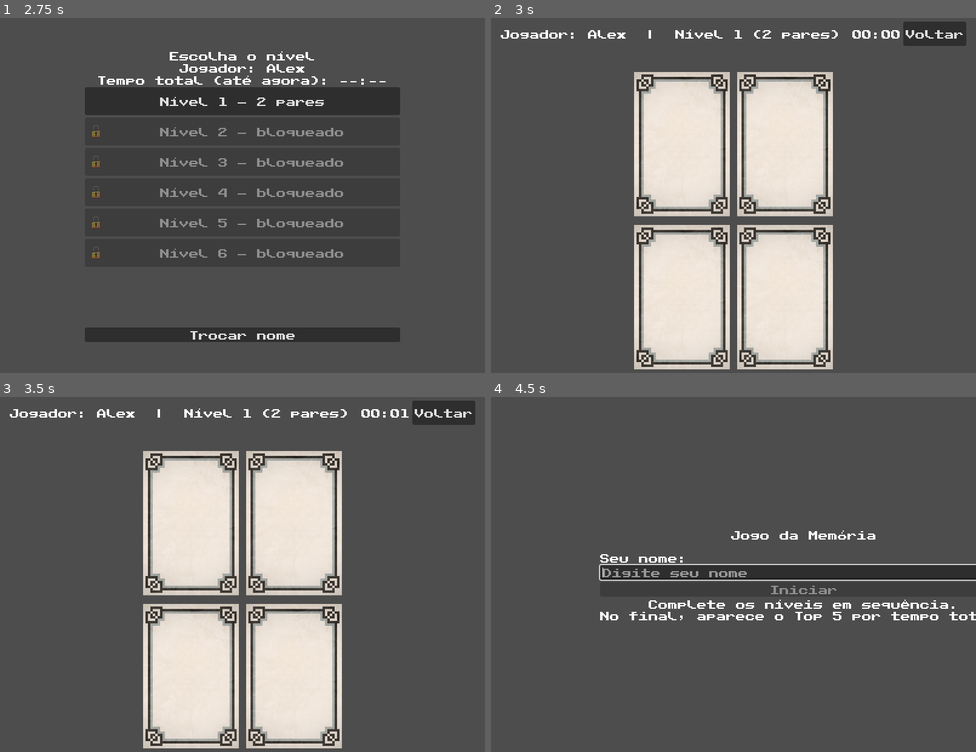
Above: before the commit, frames 1-4 (two rows, left to right).
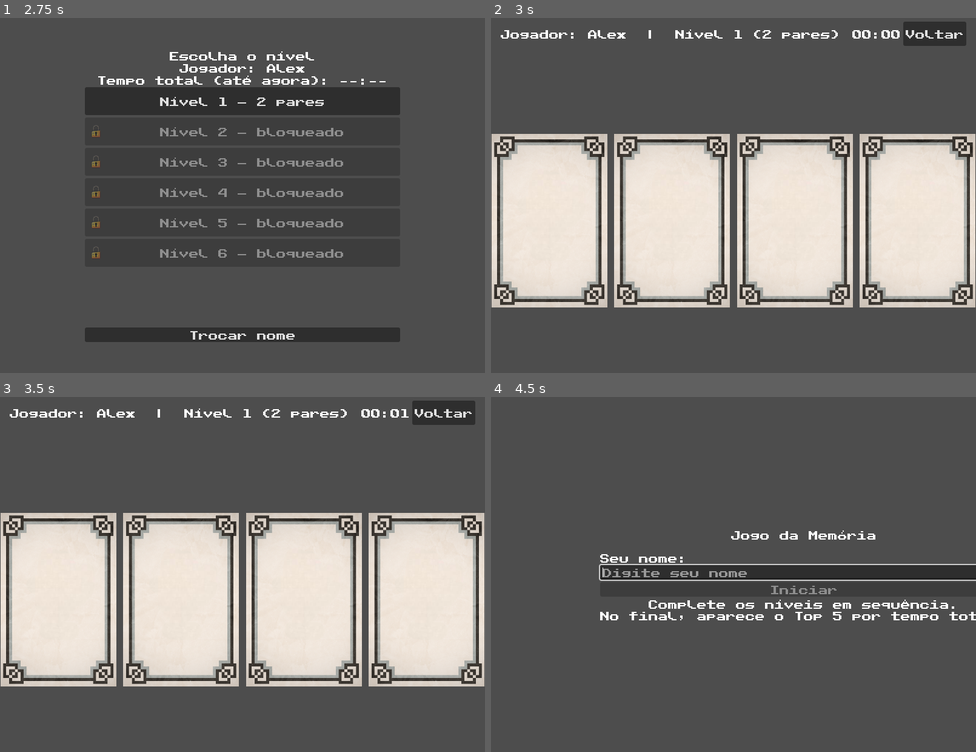
Above: after the commit, the same moments.

Repository: yaraalmeidaz/memory-game
Game: Godot game, scene res://scenes/StartScreen.tscn
The game is run twice, just before and just after one commit, with the same random seed, the same clock (stepped at 60 frames per second) and the same inputs.
Inputs (mouse positions are in pixels of both pictures, inside the frame that each line leads up to):
- Up to frame 1 (2.75 s): click "Start" at 0.5 s; click (310, 191) at 1.27 s; type "Alex" at 1.35 s; click "Iniciar" at 2 s
- Up to frame 2 (3 s): click "Nível 1 — 2 pares" at 2.75 s
- Up to frame 3 (3.5 s): no input
- Up to frame 4 (4.5 s): click "Voltar" at 3.5 s; click "Trocar nome" at 4.25 s

Frame 1 is identical in both runs. In frame 2, 47% of the frame differs, in the area x 0-100%, y 15-99%; in frame 3, 47%; in frame 4, nothing differs.

Commit message:
Aumenta personagem na carta e padroniza colunas

Diff:
--- a/memory-game/scripts/card/Card.gd
+++ b/memory-game/scripts/card/Card.gd
@@ -13,6 +13,8 @@
 @onready var personagem_sprite: Sprite2D = $CardBack/CardFront/Personagem
 @onready var animation_player: AnimationPlayer = $AnimationPlayer
 
+const _PERSONAGEM_FILL := 0.82
+
 
 func _ready() -> void:
 	# estado inicial
@@ -27,11 +29,35 @@
 		var path := "res://assets/imagens/Personagens/%s.png" % personagem
 		if ResourceLoader.exists(path):
 			personagem_sprite.texture = load(path)
+			_fit_personagem()
 		else:
 			push_error("Imagem não encontrada: " + path)
 
 	matched = false
 	_flipped = false
+	personagem_sprite.position = Vector2.ZERO
+
+
+func _fit_personagem() -> void:
+	# Centraliza e ajusta escala do personagem para ocupar bem a frente da carta.
+	if personagem_sprite.texture == null:
+		return
+	if card_front.texture == null:
+		return
+
+	personagem_sprite.centered = true
+	personagem_sprite.position = Vector2.ZERO
+
+	var tex_size: Vector2 = personagem_sprite.texture.get_size()
+	if tex_size.x <= 0.0 or tex_size.y <= 0.0:
+		return
+
+	var front_size: Vector2 = card_front.texture.get_size()
+	var target: Vector2 = front_size * _PERSONAGEM_FILL
+	var sx: float = target.x / tex_size.x
+	var sy: float = target.y / tex_size.y
+	var s: float = minf(sx, sy)
+	personagem_sprite.scale = Vector2.ONE * s
 
 
 func reveal() -> void:
--- a/memory-game/scripts/ui/GameScene.gd
+++ b/memory-game/scripts/ui/GameScene.gd
@@ -18,6 +18,7 @@
 var _matched_cards := 0
 
 const _CARD_BASE_SIZE: Vector2 = Vector2(725.0, 1102.0)
+const _PREFERRED_COLUMNS: Array[int] = [6, 5, 4, 3, 2]
 
 func _ready() -> void:
 	overlay.visible = false
@@ -97,14 +98,14 @@
 	var top_reserved: float = 80.0
 	var area_w: float = vp.x
 	var area_h: float = vp.y - top_reserved
-	var columns: int = int(ceil(sqrt(float(deck.size()))))
+	var columns: int = _choose_columns(deck.size())
 	var rows: int = int(ceil(float(deck.size()) / float(columns)))
 
 	var base_size: Vector2 = Vector2(725.0, 1102.0)
 	var gap: float = 10.0
 	var scale_x: float = (area_w - gap * float(columns - 1)) / (base_size.x * float(columns))
 	var scale_y: float = (area_h - gap * float(rows - 1)) / (base_size.y * float(rows))
-	var s: float = clampf(minf(scale_x, scale_y), 0.06, 0.22)
+	var s: float = clampf(minf(scale_x, scale_y), 0.06, 0.30)
 
 	var card_w: float = base_size.x * s
 	var card_h: float = base_size.y * s
@@ -124,6 +125,29 @@
 		var x: float = origin.x + float(col) * (card_w + gap) + card_w * 0.5
 		var y: float = origin.y + float(row) * (card_h + gap) + card_h * 0.5
 		card.position = Vector2(x, y)
+
+
+func _choose_columns(card_count: int) -> int:
+	# Mantém um padrão por linha e tenta evitar última linha incompleta.
+	# Preferências: 6,5,4,3,2 (nessa ordem).
+	for c in _PREFERRED_COLUMNS:
+		if c <= 0:
+			continue
+		if card_count % c == 0:
+			return c
+
+	# Se não der para dividir perfeito, escolhe a opção com menos espaços vazios.
+	var best_c := 4
+	var best_empty := 999999
+	for c in _PREFERRED_COLUMNS:
+		if c <= 0:
+			continue
+		var rows := int(ceil(float(card_count) / float(c)))
+		var empty := rows * c - card_count
+		if empty < best_empty:
+			best_empty = empty
+			best_c = c
+	return best_c
 
 func _on_card_pressed(card: Card) -> void:
 	if _blocked:
